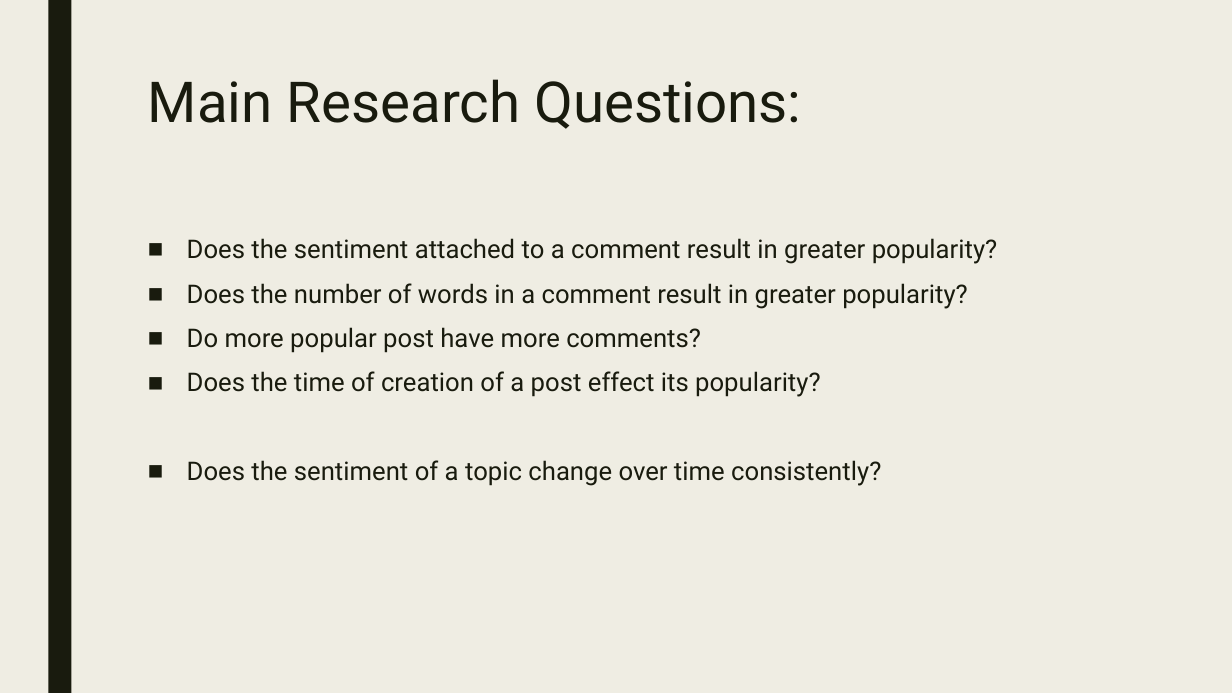
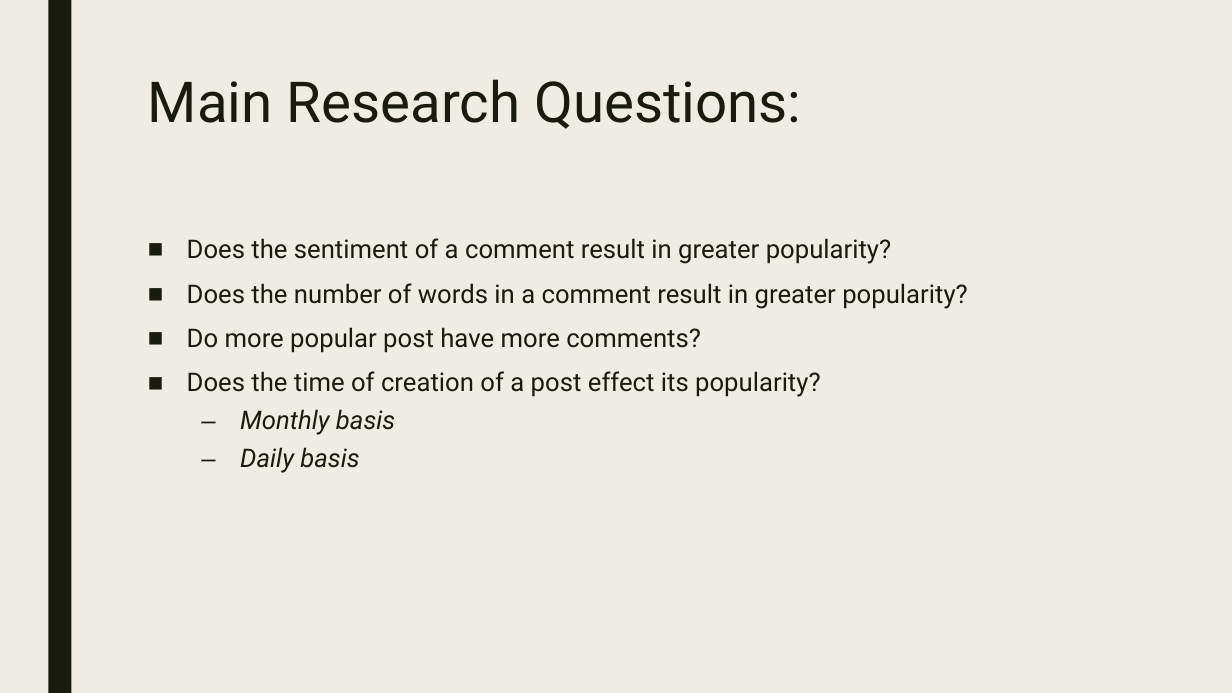
Before and after one commit to EvaTarr/CMPT412Project, a slide deck: slide 4 of presentation.pptx. Drawn at 1232x693 pixels with LibreOffice and Linux fonts; fonts in the diff are those of the drawing. Boxes give left, top, right and bottom in pixels: in the first picture for what was removed or moved away, otherwise in the second. Text is boxed around its words. In the diff, an @@ line names an element or a change of style, - is before the commit and + after.

Commit message:
-updated the presentation -finished popularityAndSentiment.py and added to presentation -finsihed numOfWordsAndPopularity.py and added to presentation -Added more info to README -Added dayTimeOfCreationAndScore.py to handle the time of day statistics

```diff
--- a/presentation.pptx
+++ b/presentation.pptx
@@ text at (187, 238, 892, 264): text changed @@
-■ Does the sentiment attached to a comment result in greater popularity?
+■ Does the sentiment of a comment result in greater popularity?
@@ text at (240, 409, 395, 473): text changed; italic on @@
-■ Does the sentiment of a topic change over time consistently?
+  – Monthly basis
+  – Daily basis
```
Also in this commit, not shown: 4 other slides changed, 1 slide added, 2 slides removed, 7 other files.
